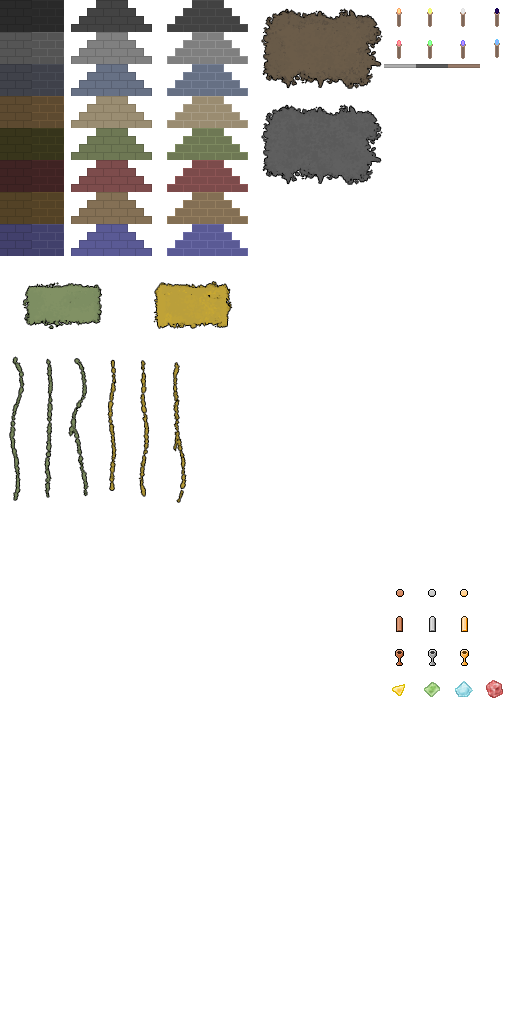
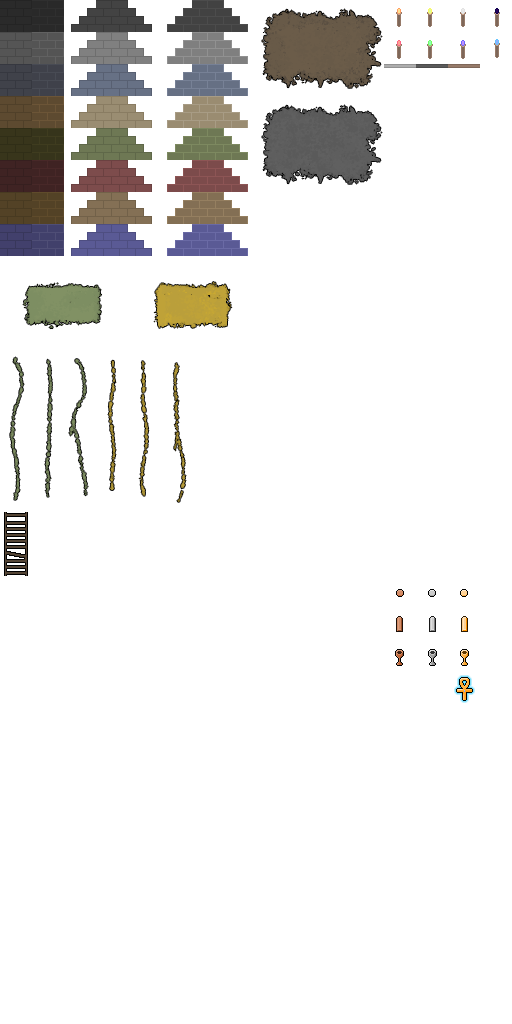
Comparing the layer stacks of the two 512x1024 images. Changes:
painted on "Layer 1 copy" over 4, 512, 500, 703
removed layer "Hue/Saturation 7" over 4, 512, 503, 698
